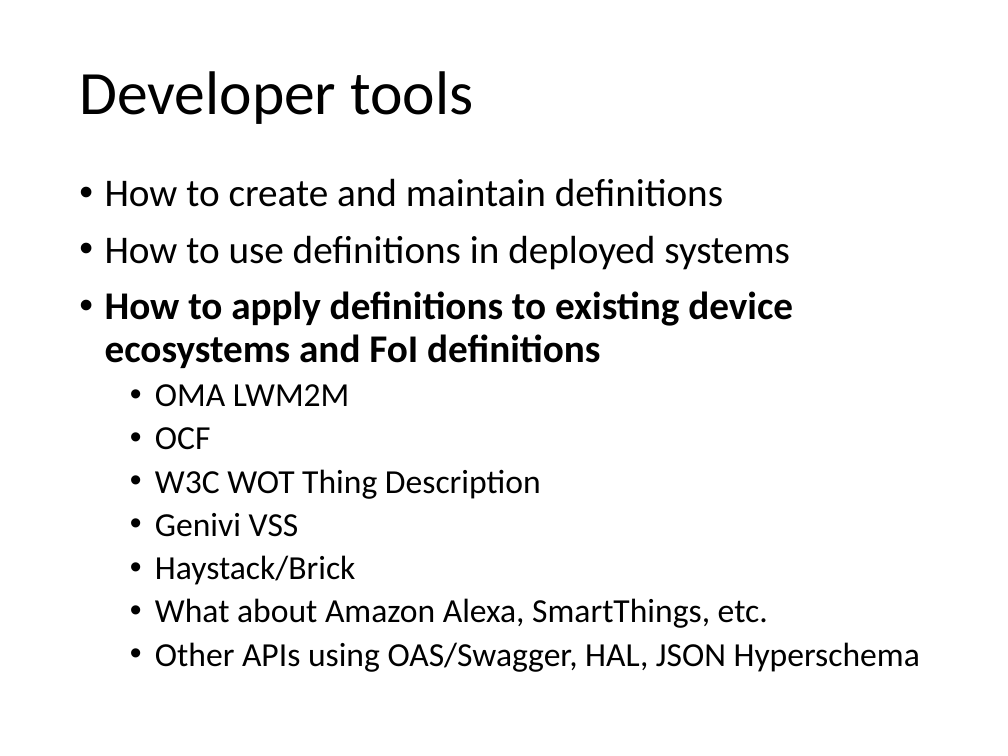
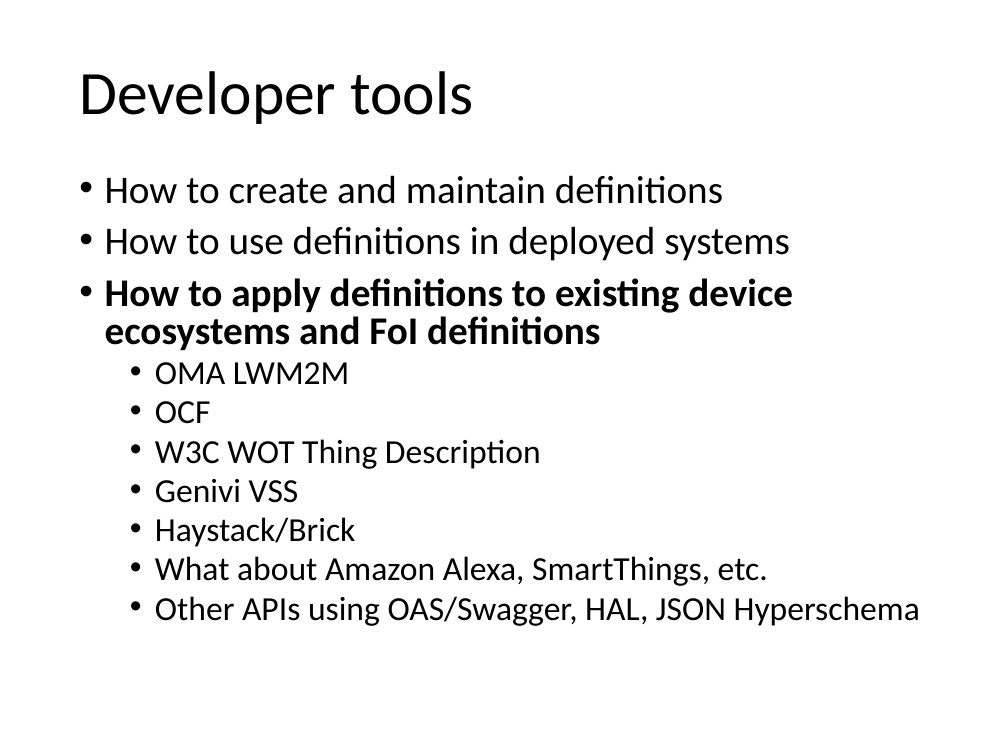
Before and after one commit to iot-schema-collab/teleconferences, a slide deck: slide 16 of iotschema-status-20181026.pptx (slide 7 before the commit). Drawn at 1008x756 pixels with LibreOffice and Linux fonts; fonts in the diff are those of the drawing. Boxes give left, top, right and bottom in pixels: in the first picture for what was removed or moved away, otherwise in the second. Text is boxed around its words. In the diff, an @@ line names an element or a change of style, - is before the commit and + after.

```diff
--- a/iotschema-status-20181026.pptx
+++ b/iotschema-status-20181026.pptx
@@ text "How to create and maintain ..." at (x1=105, y1=175, x2=920, y2=626): line spacing 0.9 to 0.8 @@
```
Also in this commit, not shown: 3 other slides changed, 9 slides added, 1 other file.
